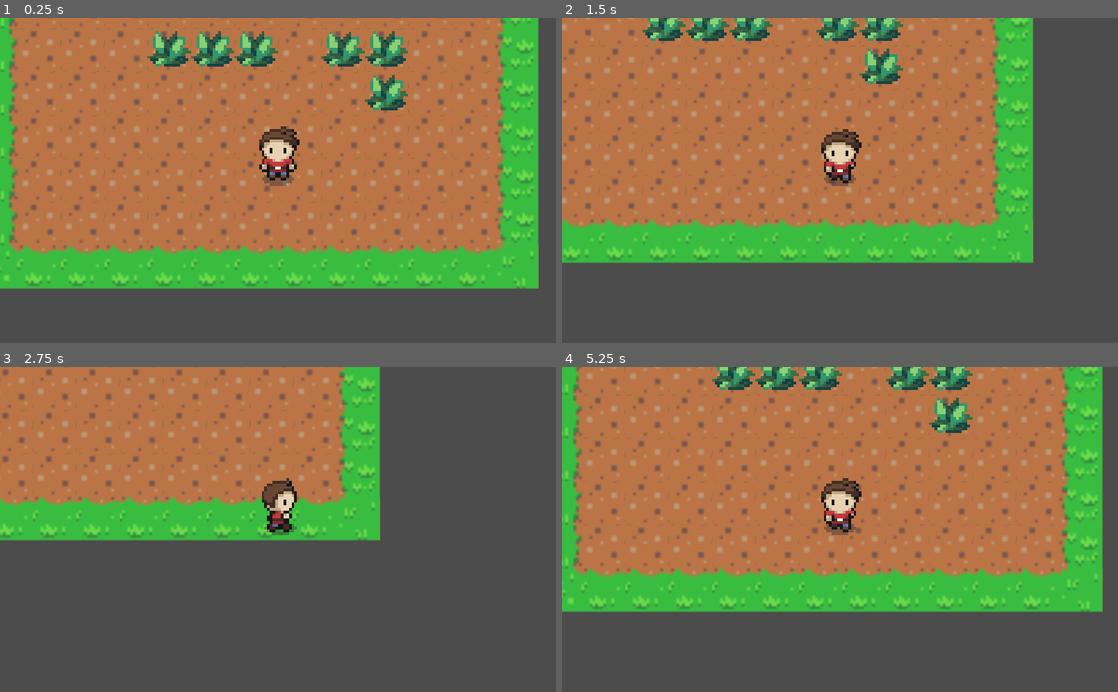
Above: before the commit, frames 1-4 (two rows, left to right).
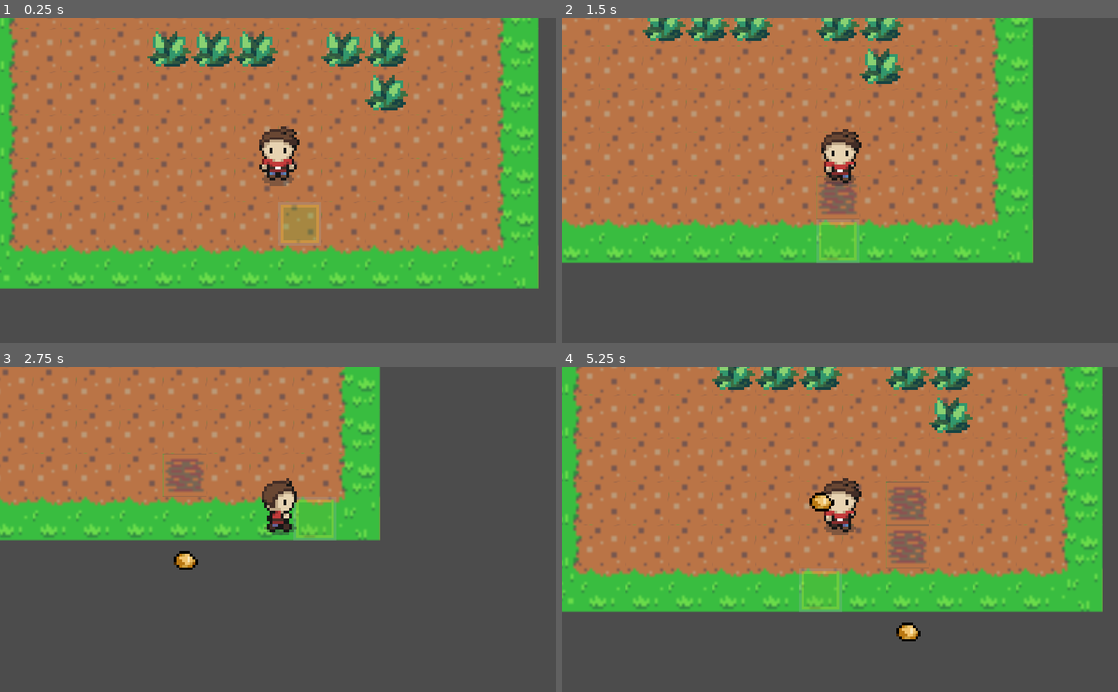
Above: after the commit, the same moments.

Repository: PeterCui1991/FarmTutorial
Game: Godot game, scene res://TileMap/Farm.tscn
Two runs of this game, one before a commit and one after it. Both use one fixed random seed, a clock stepped at 60 frames per second and the inputs below.
Inputs:
- Up to frame 1 (0.25 s): no input
- Up to frame 2 (1.5 s): tap Enter at 0.5 s; hold Right (ui_right) 0.53-1.28 s; tap Z (Action) at 0.6 s; hold Down (ui_down) from 1.28 s (still down); tap C (Hoe) at 1.35 s
- Up to frame 3 (2.75 s): release Down (ui_down) at 2.03 s; hold Right (ui_right) from 2.03 s (still down); hold Space (Plant) from 2.03 s (still down)
- Up to frame 4 (5.25 s): release Right (ui_right) at 2.78 s; release Space (Plant) at 2.78 s; hold Up (ui_up) 2.78-3.53 s; tap X (Water) at 2.85 s; hold Left (ui_left) 3.53-5.03 s; tap Z (Action) at 3.6 s; tap C (Hoe) at 4.35 s; hold Down (ui_down) from 5.03 s (still down); hold Space (Plant) from 5.03 s (still down)

The runs differ from the first frame. In frame 1, 0.5% of the frame differs, in the area x 50-58%, y 56-71%; in frame 2, 1.0%; in frame 3, 1.2%; in frame 4, 2.0%, in the area x 42-66%, y 35-85%.
Error before the commit: Invalid type in function 'get_cellv' in base 'TileMap (Farm.gd)'. Cannot convert argument 1 from Nil to Vector2. (res://TileMap/Farm.gd:40)

Commit message:
Fix player node path

Diff:
--- a/FarmTutorial/TileMap/Farm.gd
+++ b/FarmTutorial/TileMap/Farm.gd
@@ -1,6 +1,6 @@
 extends TileMap
 
-onready var player = $Player
+onready var player = $YSort/Player
 var tile_pos_infront_of_player
 
 # TMP TEST
@@ -30,6 +30,7 @@
 		set_cellv(tile_pos, get_tileset().find_tile_by_name(CONSTANTS.SCRATCH_DIRT_NAME))
 
 func _input(event):
+	if tile_pos_infront_of_player == null: return
 	if event.is_action_pressed("Plant"):
 		var crop_path = "res://Crops/Potato.tscn"
 		var crop = load(crop_path).instance()
--- a/FarmTutorial/project.godot
+++ b/FarmTutorial/project.godot
@@ -10,7 +10,6 @@
 
 _global_script_classes=[  ]
 _global_script_class_icons={
-
 }
 
 [application]
@@ -58,22 +57,22 @@
 
 Hoe={
 "deadzone": 0.5,
-"events": [ Object(InputEventKey,"resource_local_to_scene":false,"resource_name":"","device":0,"alt":false,"shift":false,"control":false,"meta":false,"command":false,"pressed":false,"scancode":67,"unicode":0,"echo":false,"script":null)
+"events": [ Object(InputEventKey,"resource_local_to_scene":false,"resource_name":"","device":0,"alt":false,"shift":false,"control":false,"meta":false,"command":false,"pressed":false,"scancode":67,"physical_scancode":0,"unicode":0,"echo":false,"script":null)
  ]
 }
 Water={
 "deadzone": 0.5,
-"events": [ Object(InputEventKey,"resource_local_to_scene":false,"resource_name":"","device":0,"alt":false,"shift":false,"control":false,"meta":false,"command":false,"pressed":false,"scancode":88,"unicode":0,"echo":false,"script":null)
+"events": [ Object(InputEventKey,"resource_local_to_scene":false,"resource_name":"","device":0,"alt":false,"shift":false,"control":false,"meta":false,"command":false,"pressed":false,"scancode":88,"physical_scancode":0,"unicode":0,"echo":false,"script":null)
  ]
 }
 Plant={
 "deadzone": 0.5,
-"events": [ Object(InputEventKey,"resource_local_to_scene":false,"resource_name":"","device":0,"alt":false,"shift":false,"control":false,"meta":false,"command":false,"pressed":false,"scancode":32,"unicode":0,"echo":false,"script":null)
+"events": [ Object(InputEventKey,"resource_local_to_scene":false,"resource_name":"","device":0,"alt":false,"shift":false,"control":false,"meta":false,"command":false,"pressed":false,"scancode":32,"physical_scancode":0,"unicode":0,"echo":false,"script":null)
  ]
 }
 Action={
 "deadzone": 0.5,
-"events": [ Object(InputEventKey,"resource_local_to_scene":false,"resource_name":"","device":0,"alt":false,"shift":false,"control":false,"meta":false,"command":false,"pressed":false,"scancode":90,"unicode":0,"echo":false,"script":null)
+"events": [ Object(InputEventKey,"resource_local_to_scene":false,"resource_name":"","device":0,"alt":false,"shift":false,"control":false,"meta":false,"command":false,"pressed":false,"scancode":90,"physical_scancode":0,"unicode":0,"echo":false,"script":null)
  ]
 }
 
